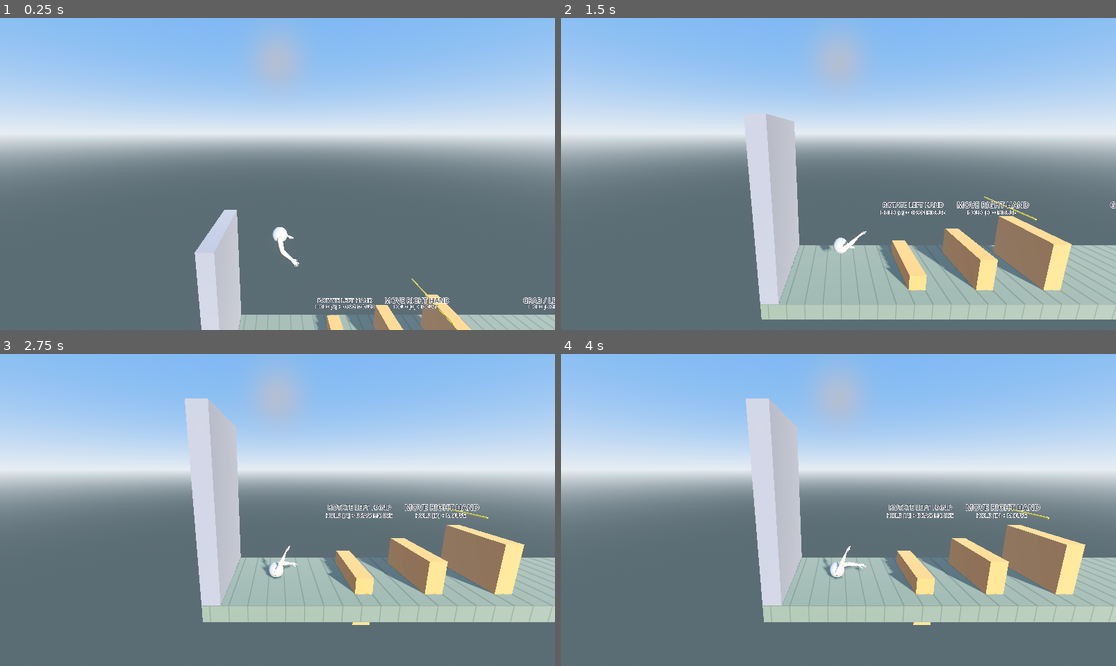
Above: before the commit, frames 1-4 (two rows, left to right).
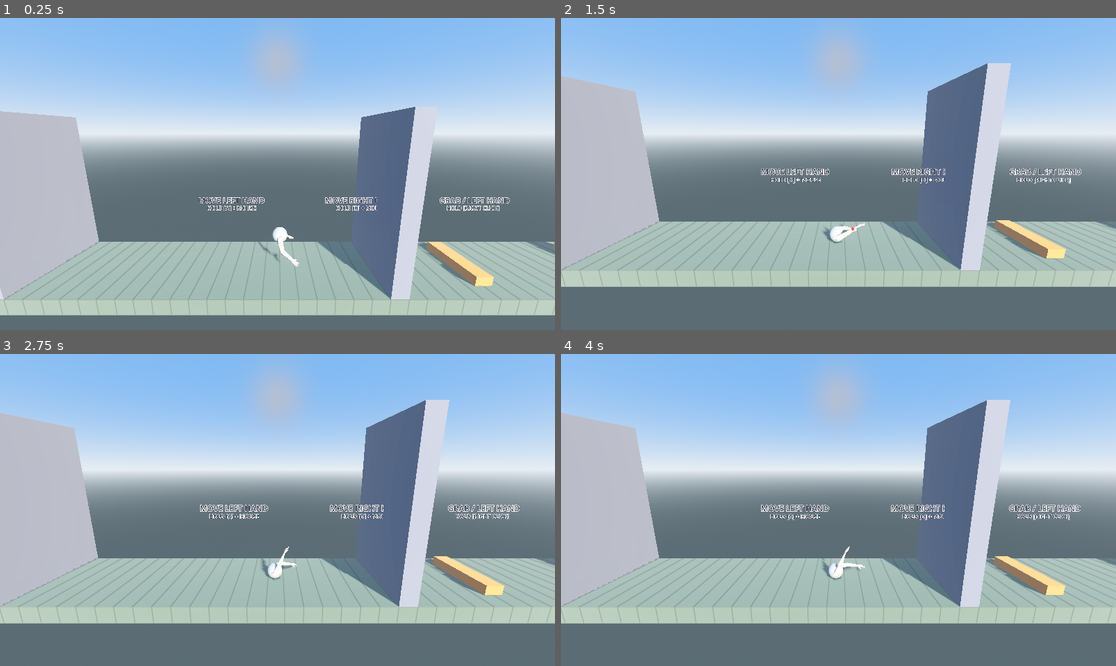
Above: after the commit, the same moments.

Repository: AnuragVinodh/arm-guy-game
Game: Godot game, scene res://scenes/levels/tutorial_level.tscn
Two runs of this game, one before a commit and one after it. Both use one fixed random seed, a clock stepped at 60 frames per second and the inputs below.
Inputs (mouse positions are in pixels of both pictures, inside the frame that each line leads up to):
- Up to frame 1 (0.25 s): no input
- Up to frame 2 (1.5 s): move the mouse to (960, 158) at 0.52 s; hold D 0.53-1.25 s; click (960, 158) at 0.67 s; drag from (727, 189) to (810, 236) at 1.27 s
- Up to frame 3 (2.75 s): move the mouse to (333, 441) at 2.02 s; hold D from 2.03 s (still down); click (333, 441) at 2.17 s
- Up to frame 4 (4 s): release D at 2.75 s; drag from (810, 572) to (672, 463) at 2.77 s; move the mouse to (1005, 556) at 3.52 s; hold A from 3.53 s (still down); click (1005, 556) at 3.67 s

The runs differ from the first frame. In frame 1, 34% of the frame differs, in the area x 0-100%, y 28-100%; in frame 2, 37%, in the area x 0-100%, y 14-97%; in frame 3, 29%; in frame 4, 29%.

Commit message:
Revert "scenes"
This reverts commit 6578f91d488948901babd15977a412556e916bec.

Diff:
--- a/scenes/levels/bar.tscn
+++ /dev/null
@@ -1,28 +0,0 @@
-[gd_scene load_steps=5 format=3 uid="uid://dp7q15dseel3x"]
-
-[ext_resource type="Script" uid="uid://dk25xr5celqub" path="res://scenes/obstacles/bar.gd" id="1_hj8mm"]
-
-[sub_resource type="StandardMaterial3D" id="Mat_bar"]
-albedo_color = Color(0.95, 0.8, 0.15, 1)
-metallic = 0.75
-roughness = 0.35
-
-[sub_resource type="CylinderMesh" id="Cyl_bar"]
-top_radius = 0.05
-bottom_radius = 0.05
-height = 4.0
-
-[sub_resource type="CylinderShape3D" id="CylShp_bar"]
-height = 4.0
-radius = 0.05
-
-[node name="Bar" type="StaticBody3D"]
-transform = Transform3D(1, 0, 0, 0, 0, -1, 0, 1, 0, 0, 0, 0)
-script = ExtResource("1_hj8mm")
-
-[node name="MeshInstance3D" type="MeshInstance3D" parent="."]
-material_override = SubResource("Mat_bar")
-mesh = SubResource("Cyl_bar")
-
-[node name="CollisionShape3D" type="CollisionShape3D" parent="."]
-shape = SubResource("CylShp_bar")
--- a/scenes/levels/block.tscn
+++ /dev/null
@@ -1,22 +0,0 @@
-[gd_scene load_steps=4 format=3 uid="uid://cg5ahfgenj76h"]
-
-[sub_resource type="StandardMaterial3D" id="Mat_obstacle"]
-albedo_color = Color(0.75, 0.45, 0.2, 1)
-roughness = 0.85
-
-[sub_resource type="BoxMesh" id="Box_C"]
-size = Vector3(1, 3, 4)
-
-[sub_resource type="BoxShape3D" id="Shp_C"]
-size = Vector3(1, 3, 4)
-
-[node name="Block" type="StaticBody3D"]
-
-[node name="MeshInstance3D" type="MeshInstance3D" parent="."]
-transform = Transform3D(1, 0, 0, 0, 1, 0, 0, 0, 1, 0, 1.5, 0)
-material_override = SubResource("Mat_obstacle")
-mesh = SubResource("Box_C")
-
-[node name="CollisionShape3D" type="CollisionShape3D" parent="."]
-transform = Transform3D(1, 0, 0, 0, 1, 0, 0, 0, 1, 0, 1.5, 0)
-shape = SubResource("Shp_C")
--- a/scenes/levels/tutorial_level.tscn
+++ b/scenes/levels/tutorial_level.tscn
@@ -1,11 +1,10 @@
-[gd_scene load_steps=20 format=3 uid="uid://dvrfbvsiu6dar"]
+[gd_scene load_steps=45 format=3 uid="uid://dvrfbvsiu6dar"]
 
 [ext_resource type="PackedScene" uid="uid://c6d78w18ffyso" path="res://scenes/player/player.tscn" id="1_player"]
 [ext_resource type="Script" uid="uid://ch1dfeu5u6ka7" path="res://scenes/camera_follow.gd" id="2_camera"]
-[ext_resource type="PackedScene" uid="uid://cg5ahfgenj76h" path="res://scenes/levels/block.tscn" id="2_jcy27"]
 [ext_resource type="Script" uid="uid://641ut4p7y3ji" path="res://scenes/death_plane.gd" id="3_death"]
-[ext_resource type="PackedScene" uid="uid://dp7q15dseel3x" path="res://scenes/levels/bar.tscn" id="3_xl0d0"]
 [ext_resource type="Shader" uid="uid://jdwdkvb0xwse" path="res://scenes/levels/grid_ground.gdshader" id="4_grid"]
+[ext_resource type="Script" uid="uid://dk25xr5celqub" path="res://scenes/obstacles/bar.gd" id="5_bar"]
 
 [sub_resource type="ProceduralSkyMaterial" id="Sky_mat"]
 sky_top_color = Color(0.4, 0.58, 0.85, 1)
@@ -40,6 +39,16 @@
 adjustment_contrast = 1.06
 adjustment_saturation = 1.12
 
+[sub_resource type="StandardMaterial3D" id="Mat_wall"]
+albedo_color = Color(0.4, 0.4, 0.45, 1)
+roughness = 0.9
+
+[sub_resource type="BoxMesh" id="Box_A"]
+size = Vector3(1, 10, 6)
+
+[sub_resource type="BoxShape3D" id="Shp_A"]
+size = Vector3(1, 10, 6)
+
 [sub_resource type="ShaderMaterial" id="Mat_ground"]
 render_priority = 0
 shader = ExtResource("4_grid")
@@ -54,15 +63,91 @@
 [sub_resource type="BoxShape3D" id="Shp_B"]
 size = Vector3(57.5, 1, 6)
 
-[sub_resource type="StandardMaterial3D" id="Mat_wall"]
-albedo_color = Color(0.4, 0.4, 0.45, 1)
-roughness = 0.9
-
-[sub_resource type="BoxMesh" id="Box_A"]
-size = Vector3(1, 10, 6)
-
-[sub_resource type="BoxShape3D" id="Shp_A"]
-size = Vector3(1, 10, 6)
+[sub_resource type="BoxMesh" id="Box_G"]
+size = Vector3(3, 1.5, 4)
+
+[sub_resource type="BoxShape3D" id="Shp_G"]
+size = Vector3(3, 1.5, 4)
+
+[sub_resource type="BoxMesh" id="Box_H"]
+size = Vector3(14, 1, 6)
+
+[sub_resource type="BoxShape3D" id="Shp_H"]
+size = Vector3(14, 1, 6)
+
+[sub_resource type="StandardMaterial3D" id="Mat_pit"]
+albedo_color = Color(0.08, 0.08, 0.1, 1)
+
+[sub_resource type="BoxMesh" id="Box_M"]
+size = Vector3(14, 1, 8)
+
+[sub_resource type="BoxShape3D" id="Shp_M"]
+size = Vector3(14, 1, 8)
+
+[sub_resource type="StandardMaterial3D" id="Mat_obstacle"]
+albedo_color = Color(0.75, 0.45, 0.2, 1)
+roughness = 0.85
+
+[sub_resource type="BoxMesh" id="Box_C"]
+size = Vector3(1, 0.6, 4)
+
+[sub_resource type="BoxShape3D" id="Shp_C"]
+size = Vector3(1, 0.6, 4)
+
+[sub_resource type="BoxMesh" id="Box_D"]
+size = Vector3(1.2, 1.2, 4)
+
+[sub_resource type="BoxShape3D" id="Shp_D"]
+size = Vector3(1.2, 1.2, 4)
+
+[sub_resource type="BoxMesh" id="Box_E"]
+size = Vector3(0.6, 1, 4)
+
+[sub_resource type="BoxShape3D" id="Shp_E"]
+size = Vector3(0.6, 1, 4)
+
+[sub_resource type="BoxMesh" id="Box_F"]
+size = Vector3(1.5, 0.8, 4)
+
+[sub_resource type="BoxShape3D" id="Shp_F"]
+size = Vector3(1.5, 0.8, 4)
+
+[sub_resource type="BoxMesh" id="Box_I"]
+size = Vector3(1, 0.8, 4)
+
+[sub_resource type="BoxShape3D" id="Shp_I"]
+size = Vector3(1, 0.8, 4)
+
+[sub_resource type="StandardMaterial3D" id="Mat_bar"]
+albedo_color = Color(0.95, 0.8, 0.15, 1)
+metallic = 0.75
+roughness = 0.35
+
+[sub_resource type="CylinderMesh" id="Cyl_bar"]
+top_radius = 0.05
+bottom_radius = 0.05
+height = 4.0
+
+[sub_resource type="CylinderShape3D" id="CylShp_bar"]
+height = 4.0
+radius = 0.05
+
+[sub_resource type="StandardMaterial3D" id="Mat_frame"]
+albedo_color = Color(0.22, 0.22, 0.26, 1)
+metallic = 0.6
+roughness = 0.5
+
+[sub_resource type="BoxMesh" id="Box_K"]
+size = Vector3(12, 0.2, 0.2)
+
+[sub_resource type="BoxShape3D" id="Shp_K"]
+size = Vector3(12, 0.2, 0.2)
+
+[sub_resource type="BoxMesh" id="Box_J"]
+size = Vector3(0.2, 1.6, 0.2)
+
+[sub_resource type="BoxShape3D" id="Shp_J"]
+size = Vector3(0.2, 1.6, 0.2)
 
 [sub_resource type="StandardMaterial3D" id="Mat_goal"]
 albedo_color = Color(0.2, 0.85, 0.3, 1)
@@ -106,7 +191,16 @@
 light_energy = 0.7
 
 [node name="Terrain" type="Node3D" parent="."]
-transform = Transform3D(1, 0, 0, 0, 1, 0, 0, 0, 1, 11.578927, 0, 0)
+
+[node name="Wall1" type="StaticBody3D" parent="Terrain"]
+transform = Transform3D(1, 0, 0, 0, 1, 0, 0, 0, 1, 6.5, 5, 0)
+
+[node name="MeshInstance3D" type="MeshInstance3D" parent="Terrain/Wall1"]
+material_override = SubResource("Mat_wall")
+mesh = SubResource("Box_A")
+
+[node name="CollisionShape3D" type="CollisionShape3D" parent="Terrain/Wall1"]
+shape = SubResource("Shp_A")
 
 [node name="StartGround" type="StaticBody3D" parent="Terrain"]
 transform = Transform3D(1, 0, 0, 0, 1, 0, 0, 0, 1, 12.75, -0.5, 0)
@@ -128,21 +222,192 @@
 [node name="CollisionShape3D" type="CollisionShape3D" parent="Terrain/LeftWall"]
 shape = SubResource("Shp_A")
 
+[node name="EntryPlatform" type="StaticBody3D" parent="Terrain"]
+transform = Transform3D(1, 0, 0, 0, 1, 0, 0, 0, 1, 43, 0.75, 0)
+
+[node name="MeshInstance3D" type="MeshInstance3D" parent="Terrain/EntryPlatform"]
+material_override = SubResource("Mat_ground")
+mesh = SubResource("Box_G")
+
+[node name="CollisionShape3D" type="CollisionShape3D" parent="Terrain/EntryPlatform"]
+shape = SubResource("Shp_G")
+
+[node name="ExitPlatform" type="StaticBody3D" parent="Terrain"]
+transform = Transform3D(1, 0, 0, 0, 1, 0, 0, 0, 1, 58, 0.75, 0)
+
+[node name="MeshInstance3D" type="MeshInstance3D" parent="Terrain/ExitPlatform"]
+material_override = SubResource("Mat_ground")
+mesh = SubResource("Box_G")
+
+[node name="CollisionShape3D" type="CollisionShape3D" parent="Terrain/ExitPlatform"]
+shape = SubResource("Shp_G")
+
+[node name="EndGround" type="StaticBody3D" parent="Terrain"]
+transform = Transform3D(1, 0, 0, 0, 1, 0, 0, 0, 1, 64, -0.5, 0)
+
+[node name="MeshInstance3D" type="MeshInstance3D" parent="Terrain/EndGround"]
+material_override = SubResource("Mat_ground")
+mesh = SubResource("Box_H")
+
+[node name="CollisionShape3D" type="CollisionShape3D" parent="Terrain/EndGround"]
+shape = SubResource("Shp_H")
+
+[node name="PitFloor" type="StaticBody3D" parent="Terrain"]
+transform = Transform3D(1, 0, 0, 0, 1, 0, 0, 0, 1, 50.5, -5.5, 0)
+
+[node name="MeshInstance3D" type="MeshInstance3D" parent="Terrain/PitFloor"]
+material_override = SubResource("Mat_pit")
+mesh = SubResource("Box_M")
+
+[node name="CollisionShape3D" type="CollisionShape3D" parent="Terrain/PitFloor"]
+shape = SubResource("Shp_M")
+
 [node name="Obstacles" type="Node3D" parent="."]
 
-[node name="Block1" parent="Obstacles" instance=ExtResource("2_jcy27")]
-transform = Transform3D(1, 0, 0, 0, 1, 0, 0, 0, 1, 4.5, -2, 0)
-
-[node name="Block" parent="Obstacles" instance=ExtResource("2_jcy27")]
-transform = Transform3D(1, 0, 0, 0, 1, 0, 0, 0, 1, 8.5, -1, 0)
-
-[node name="Block2" parent="Obstacles" instance=ExtResource("2_jcy27")]
-transform = Transform3D(1, 0, 0, 0, 1, 0, 0, 0, 1, 12.5, 0, 0)
+[node name="Bump1" type="StaticBody3D" parent="Obstacles"]
+transform = Transform3D(1, 0, 0, 0, 1, 0, 0, 0, 1, 12, 0.3, 0)
+
+[node name="MeshInstance3D" type="MeshInstance3D" parent="Obstacles/Bump1"]
+material_override = SubResource("Mat_obstacle")
+mesh = SubResource("Box_C")
+
+[node name="CollisionShape3D" type="CollisionShape3D" parent="Obstacles/Bump1"]
+shape = SubResource("Shp_C")
+
+[node name="Block2" type="StaticBody3D" parent="Obstacles"]
+transform = Transform3D(1, 0, 0, 0, 1, 0, 0, 0, 1, 22, 0.6, 0)
+
+[node name="MeshInstance3D" type="MeshInstance3D" parent="Obstacles/Block2"]
+material_override = SubResource("Mat_obstacle")
+mesh = SubResource("Box_D")
+
+[node name="CollisionShape3D" type="CollisionShape3D" parent="Obstacles/Block2"]
+shape = SubResource("Shp_D")
+
+[node name="Hurdle3" type="StaticBody3D" parent="Obstacles"]
+transform = Transform3D(1, 0, 0, 0, 1, 0, 0, 0, 1, 32, 0.5, 0)
+
+[node name="MeshInstance3D" type="MeshInstance3D" parent="Obstacles/Hurdle3"]
+material_override = SubResource("Mat_obstacle")
+mesh = SubResource("Box_E")
+
+[node name="CollisionShape3D" type="CollisionShape3D" parent="Obstacles/Hurdle3"]
+shape = SubResource("Shp_E")
+
+[node name="Step1" type="StaticBody3D" parent="Obstacles"]
+transform = Transform3D(1, 0, 0, 0, 1, 0, 0, 0, 1, 40, 0.4, 0)
+
+[node name="MeshInstance3D" type="MeshInstance3D" parent="Obstacles/Step1"]
+material_override = SubResource("Mat_obstacle")
+mesh = SubResource("Box_F")
+
+[node name="CollisionShape3D" type="CollisionShape3D" parent="Obstacles/Step1"]
+shape = SubResource("Shp_F")
+
+[node name="StepDown" type="StaticBody3D" parent="Obstacles"]
+transform = Transform3D(1, 0, 0, 0, 1, 0, 0, 0, 1, 60, 0.4, 0)
+
+[node name="MeshInstance3D" type="MeshInstance3D" parent="Obstacles/StepDown"]
+material_override = SubResource("Mat_obstacle")
+mesh = SubResource("Box_I")
+
+[node name="CollisionShape3D" type="CollisionShape3D" parent="Obstacles/StepDown"]
+shape = SubResource("Shp_I")
 
 [node name="MonkeyBars" type="Node3D" parent="."]
 
-[node name="Bar" parent="MonkeyBars" instance=ExtResource("3_xl0d0")]
-transform = Transform3D(1, 0, 0, 0, -4.371139e-08, -1, 0, 1, -4.371139e-08, 10.707082, 4.4843264, 0)
+[node name="Bar1" type="StaticBody3D" parent="MonkeyBars"]
+transform = Transform3D(1, 0, 0, 0, 0, -1, 0, 1, 0, 46.5, 3.084, 0)
+script = ExtResource("5_bar")
+
+[node name="MeshInstance3D" type="MeshInstance3D" parent="MonkeyBars/Bar1"]
+material_override = SubResource("Mat_bar")
+mesh = SubResource("Cyl_bar")
+
+[node name="CollisionShape3D" type="CollisionShape3D" parent="MonkeyBars/Bar1"]
+shape = SubResource("CylShp_bar")
+
+[node name="Bar3" type="StaticBody3D" parent="MonkeyBars"]
+transform = Transform3D(1, 0, 0, 0, 0, -1, 0, 1, 0, 50.5, 3.084, 0)
+script = ExtResource("5_bar")
+
+[node name="MeshInstance3D" type="MeshInstance3D" parent="MonkeyBars/Bar3"]
+material_override = SubResource("Mat_bar")
+mesh = SubResource("Cyl_bar")
+
+[node name="CollisionShape3D" type="CollisionShape3D" parent="MonkeyBars/Bar3"]
+shape = SubResource("CylShp_bar")
+
+[node name="Bar5" type="StaticBody3D" parent="MonkeyBars"]
+transform = Transform3D(1, 0, 0, 0, 0, -1, 0, 1, 0, 54.5, 3.084, 0)
+script = ExtResource("5_bar")
+
+[node name="MeshInstance3D" type="MeshInstance3D" parent="MonkeyBars/Bar5"]
+material_override = SubResource("Mat_bar")
+mesh = SubResource("Cyl_bar")
+
+[node name="CollisionShape3D" type="CollisionShape3D" parent="MonkeyBars/Bar5"]
+shape = SubResource("CylShp_bar")
+
+[node name="RailBack" type="StaticBody3D" parent="MonkeyBars"]
+transform = Transform3D(1, 0, 0, 0, 1, 0, 0, 0, 1, 50.5, 3.1, -2)
+
+[node name="MeshInstance3D" type="MeshInstance3D" parent="MonkeyBars/RailBack"]
+material_override = SubResource("Mat_frame")
+mesh = SubResource("Box_K")
+
+[node name="CollisionShape3D" type="CollisionShape3D" parent="MonkeyBars/RailBack"]
+shape = SubResource("Shp_K")
+
+[node name="RailFront" type="StaticBody3D" parent="MonkeyBars"]
+transform = Transform3D(1, 0, 0, 0, 1, 0, 0, 0, 1, 50.5, 3.1, 2)
+
+[node name="MeshInstance3D" type="MeshInstance3D" parent="MonkeyBars/RailFront"]
+material_override = SubResource("Mat_frame")
+mesh = SubResource("Box_K")
+
+[node name="CollisionShape3D" type="CollisionShape3D" parent="MonkeyBars/RailFront"]
+shape = SubResource("Shp_K")
+
+[node name="LegBL" type="StaticBody3D" parent="MonkeyBars"]
+transform = Transform3D(1, 0, 0, 0, 1, 0, 0, 0, 1, 44.5, 2.3, -2)
+
+[node name="MeshInstance3D" type="MeshInstance3D" parent="MonkeyBars/LegBL"]
+material_override = SubResource("Mat_frame")
+mesh = SubResource("Box_J")
+
+[node name="CollisionShape3D" type="CollisionShape3D" parent="MonkeyBars/LegBL"]
+shape = SubResource("Shp_J")
+
+[node name="LegFL" type="StaticBody3D" parent="MonkeyBars"]
+transform = Transform3D(1, 0, 0, 0, 1, 0, 0, 0, 1, 44.5, 2.3, 2)
+
+[node name="MeshInstance3D" type="MeshInstance3D" parent="MonkeyBars/LegFL"]
+material_override = SubResource("Mat_frame")
+mesh = SubResource("Box_J")
+
+[node name="CollisionShape3D" type="CollisionShape3D" parent="MonkeyBars/LegFL"]
+shape = SubResource("Shp_J")
+
+[node name="LegBR" type="StaticBody3D" parent="MonkeyBars"]
+transform = Transform3D(1, 0, 0, 0, 1, 0, 0, 0, 1, 56.5, 2.3, -2)
+
+[node name="MeshInstance3D" type="MeshInstance3D" parent="MonkeyBars/LegBR"]
+material_override = SubResource("Mat_frame")
+mesh = SubResource("Box_J")
+
+[node name="CollisionShape3D" type="CollisionShape3D" parent="MonkeyBars/LegBR"]
+shape = SubResource("Shp_J")
+
+[node name="LegFR" type="StaticBody3D" parent="MonkeyBars"]
+transform = Transform3D(1, 0, 0, 0, 1, 0, 0, 0, 1, 56.5, 2.3, 2)
+
+[node name="MeshInstance3D" type="MeshInstance3D" parent="MonkeyBars/LegFR"]
+material_override = SubResource("Mat_frame")
+mesh = SubResource("Box_J")
+
+[node name="CollisionShape3D" type="CollisionShape3D" parent="MonkeyBars/LegFR"]
+shape = SubResource("Shp_J")
 
 [node name="Goal" type="StaticBody3D" parent="."]
 transform = Transform3D(1, 0, 0, 0, 1, 0, 0, 0, 1, 68, 1, 0)
@@ -162,29 +427,29 @@
 shape = SubResource("Shp_Death")
 
 [node name="Tutorial" type="Node3D" parent="."]
-transform = Transform3D(1, 0, 0, 0, 1, 0, 0, 0, 1, 6.8327513, 0, 0)
 
 [node name="N1Title" type="Label3D" parent="Tutorial"]
-transform = Transform3D(1, 0, 0, 0, 1, 0, 0, 0, 1, -2.361701, 4.8, 0.5)
-billboard = 1
-modulate = Color(0.14, 0.13, 0.2, 1)
-outline_modulate = Color(0.97, 0.97, 0.95, 1)
-text = "ROTATE LEFT HAND"
-font_size = 80
-outline_size = 20
-
-[node name="N1Sub" type="Label3D" parent="Tutorial/N1Title"]
-transform = Transform3D(1, 0, 0, 0, 1, 0, 0, 0, 1, 0.026565552, -0.5, 0)
+transform = Transform3D(1, 0, 0, 0, 1, 0, 0, 0, 1, -3, 4.8, 0.5)
+pixel_size = 0.006
+billboard = 1
+modulate = Color(0.14, 0.13, 0.2, 1)
+outline_modulate = Color(0.97, 0.97, 0.95, 1)
+text = "MOVE LEFT HAND"
+font_size = 80
+outline_size = 20
+
+[node name="N1Sub" type="Label3D" parent="Tutorial"]
+transform = Transform3D(1, 0, 0, 0, 1, 0, 0, 0, 1, -3, 4.3, 0.5)
 pixel_size = 0.0042
 billboard = 1
 modulate = Color(0.14, 0.13, 0.2, 1)
 outline_modulate = Color(0.97, 0.97, 0.95, 1)
-text = "HOLD [A] + DRAG MOUSE"
+text = "HOLD [A] + MOUSE"
 font_size = 80
 outline_size = 20
 
 [node name="N2Title" type="Label3D" parent="Tutorial"]
-transform = Transform3D(1, 0, 0, 0, 1, 0, 0, 0, 1, 2.5825157, 4.8, 0.5)
+transform = Transform3D(1, 0, 0, 0, 1, 0, 0, 0, 1, 5, 4.8, 0.5)
 pixel_size = 0.006
 billboard = 1
 modulate = Color(0.14, 0.13, 0.2, 1)
@@ -193,8 +458,8 @@
 font_size = 80
 outline_size = 20
 
-[node name="N2Sub" type="Label3D" parent="Tutorial/N2Title"]
-transform = Transform3D(1, 0, 0, 0, 1, 0, 0, 0, 1, 0, -0.5, 0)
+[node name="N2Sub" type="Label3D" parent="Tutorial"]
+transform = Transform3D(1, 0, 0, 0, 1, 0, 0, 0, 1, 5, 4.3, 0.5)
 pixel_size = 0.0042
 billboard = 1
 modulate = Color(0.14, 0.13, 0.2, 1)
@@ -213,8 +478,8 @@
 font_size = 80
 outline_size = 20
 
-[node name="N3Sub" type="Label3D" parent="Tutorial/N3Title"]
-transform = Transform3D(1, 0, 0, 0, 1, 0, 0, 0, 1, 0, -0.5, 0)
+[node name="N3Sub" type="Label3D" parent="Tutorial"]
+transform = Transform3D(1, 0, 0, 0, 1, 0, 0, 0, 1, 12, 4.3, 0.5)
 pixel_size = 0.0042
 billboard = 1
 modulate = Color(0.14, 0.13, 0.2, 1)
@@ -233,8 +498,8 @@
 font_size = 80
 outline_size = 20
 
-[node name="N4Sub" type="Label3D" parent="Tutorial/N4Title"]
-transform = Transform3D(1, 0, 0, 0, 1, 0, 0, 0, 1, 0, -0.5, 0)
+[node name="N4Sub" type="Label3D" parent="Tutorial"]
+transform = Transform3D(1, 0, 0, 0, 1, 0, 0, 0, 1, 22, 4.3, 0.5)
 pixel_size = 0.0042
 billboard = 1
 modulate = Color(0.14, 0.13, 0.2, 1)
@@ -253,8 +518,8 @@
 font_size = 80
 outline_size = 20
 
-[node name="N5Sub" type="Label3D" parent="Tutorial/N5Title"]
-transform = Transform3D(1, 0, 0, 0, 1, 0, 0, 0, 1, 0, -0.5, 0)
+[node name="N5Sub" type="Label3D" parent="Tutorial"]
+transform = Transform3D(1, 0, 0, 0, 1, 0, 0, 0, 1, 32, 4.3, 0.5)
 pixel_size = 0.0042
 billboard = 1
 modulate = Color(0.14, 0.13, 0.2, 1)
@@ -263,10 +528,10 @@
 font_size = 80
 outline_size = 20
 
+[node name="Player" parent="." instance=ExtResource("1_player")]
+transform = Transform3D(1, 0, 0, 0, 1, 0, 0, 0, 1, 0, 2, 0)
+
 [node name="Camera3D" type="Camera3D" parent="."]
-transform = Transform3D(1, 0, 0, 0, 0.98083216, 0.19485459, 0, -0.19485459, 0.98083216, -0.15624952, 16.139973, 12.481221)
+transform = Transform3D(1, 0, 0, 0, 0.98083216, 0.19485459, 0, -0.19485459, 0.98083216, -0.15624952, 8.958995, 12.481221)
 script = ExtResource("2_camera")
 target_path = NodePath("../Player")
-
-[node name="Player" parent="." instance=ExtResource("1_player")]
-transform = Transform3D(1, 0, 0, 0, 1, 0, 0, 0, 1, 0, 9.180977, 0)
